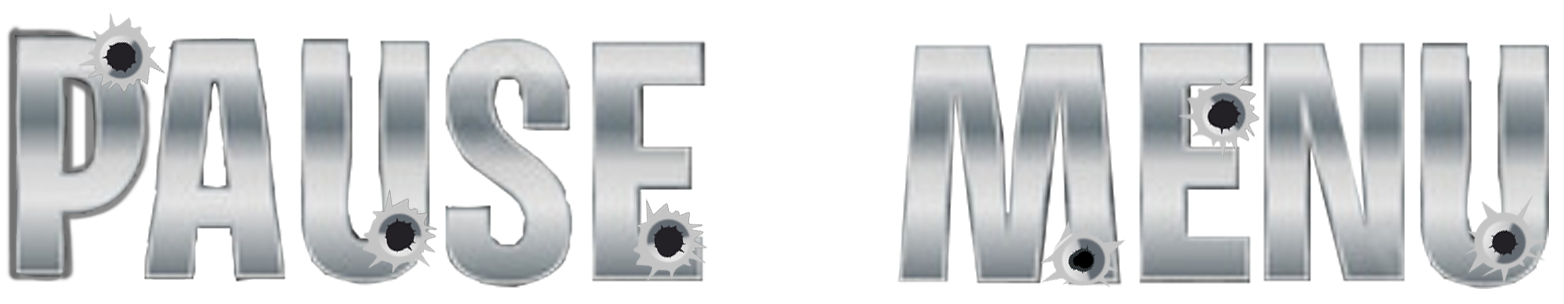
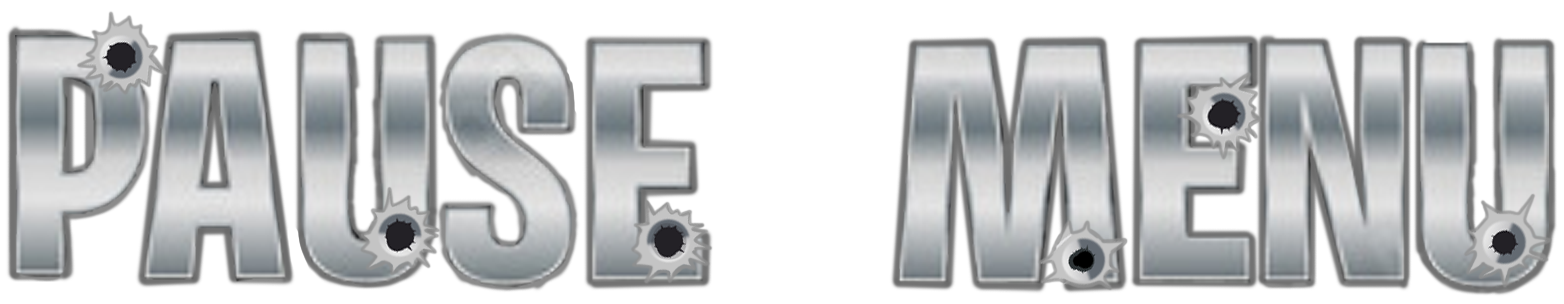
The second 1564 x 304 image is a revision of the first. Changes to its layers:
painted on "Layer 1" over [76, 11, 1553, 292]
painted on "Layer 2" over [134, 27, 1557, 296]
